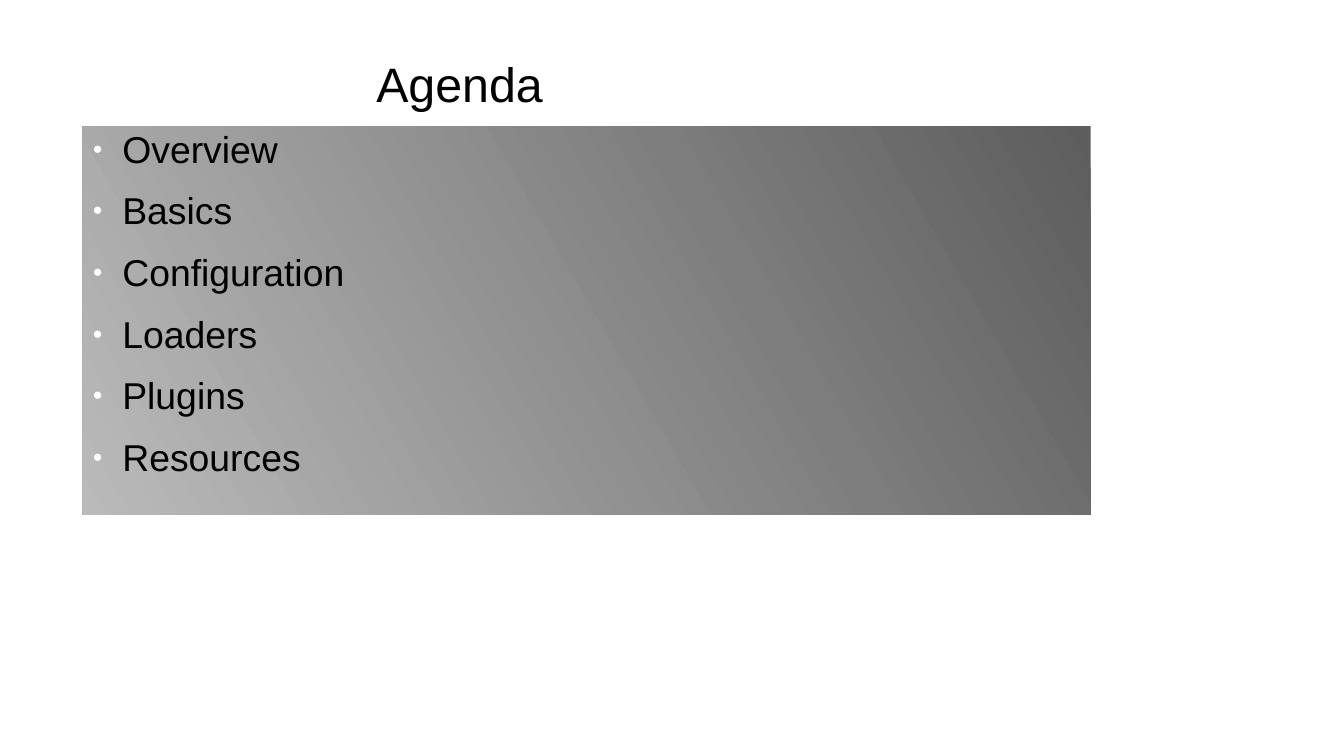
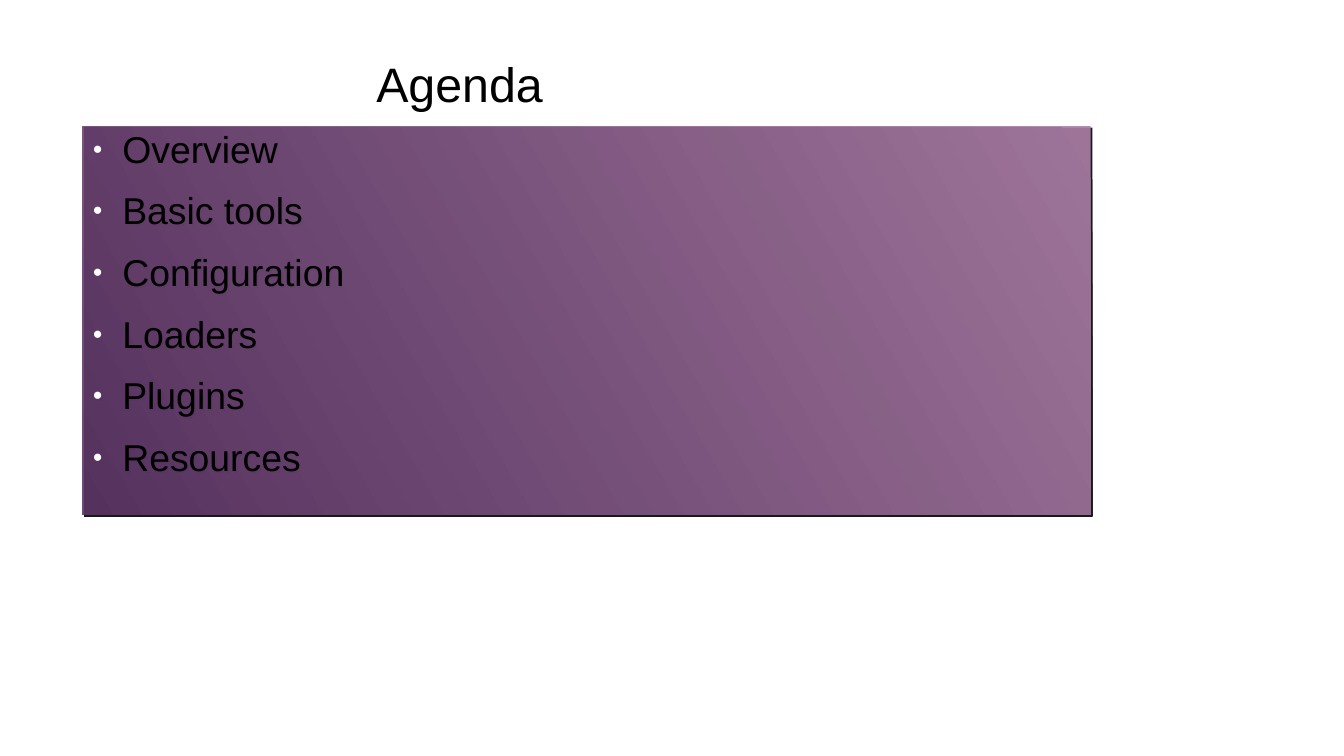
Before and after one commit to gharley/webpack-presi, a slide deck: slide 2 of webpack.odp. Drawn at 1344x756 pixels with LibreOffice and Linux fonts; fonts in the diff are those of the drawing; background and template pictures are left out. Boxes give left, top, right and bottom in pixels: in the first picture for what was removed or moved away, otherwise in the second. Text is boxed around its words. In the diff, an @@ line names an element or a change of style, - is before the commit and + after.

```diff
--- a/webpack.odp
+++ b/webpack.odp
@@ text "Overview" at <box>82,126,1090,523</box>: fill gradient #4C4C4C to #B3B3B3 to gradient #AD7FA8 to #5C3566; shadow on @@
@@ text at <box>122,197,303,224</box>: text changed @@
-● Basics
+● Basic tools
```
Also in this commit, not shown: 7 other slides changed, 5 other files.
